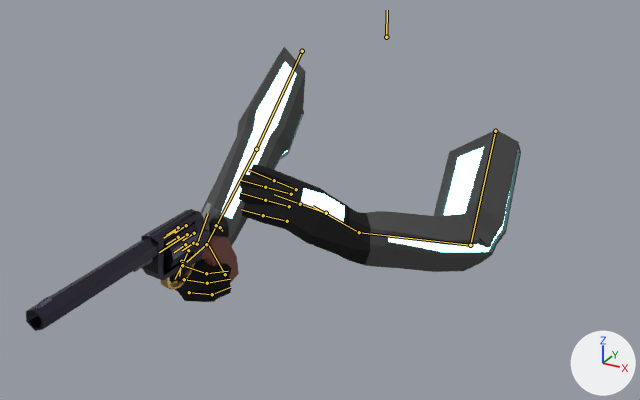
Renders of the Blender file Assets/weapons/in-progress/revolver arms.blend from each side of a commit.
Camera for both pictures: a 50 mm camera at (29.2, -64.1, 16.6) aimed at (0.8, -12.4, -9.3). The lights are fixed; the arrows at lower right show +X, +Y and +Z. Both versions are drawn at frame 300 of the action 'FPSArmsAction'; the numbers are the values there. The bones that bend it are drawn over the model as lines.

The first picture shows 'Cube.001', 'arms'.
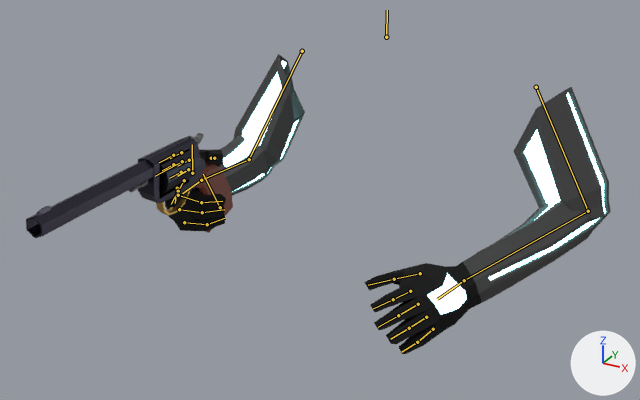
The change in detail:
Bone 'hammer' (bone_hammer) turns from (37, 0, 0) to (2, 0, 0) degrees about its own x, y and z.
Bone 'Shoulder.L' (bone_shoulder_l) moves from (-0.75, 0.32, 1.0) to (-0.05, 0.02, 0.07).
Bone 'HandIK.L' (bone_handik_l) moves from (0.41, -1.61, -0.14) to (2.18, -2.6, 2.02).
Bone 'HandIK.L' (bone_handik_l) turns from (-31, -62, 9) to (-1, -4, -1) degrees about its own x, y and z.
Bone 'HandIK.R' (bone_handik_r) moves from (-0.07, -1.7, 0.9) to (-1.01, -0.89, 0.78).

Pixel boxes [x1, y1, x2, y2] of what changed, in the pictures (640 x 400 px):
'arms', posed (27% wider, 18% taller): before [169, 47, 521, 302]; after [165, 54, 611, 354]
'Cube.001', posed (18% shorter): before [26, 202, 239, 331]; after [26, 133, 233, 238]
bone 'hammer', root to tip: before (197, 244) to (208, 213); after (192, 173) to (192, 144)
bone 'Shoulder.L', root to tip: before (495, 131) to (470, 245); after (536, 87) to (588, 211)
